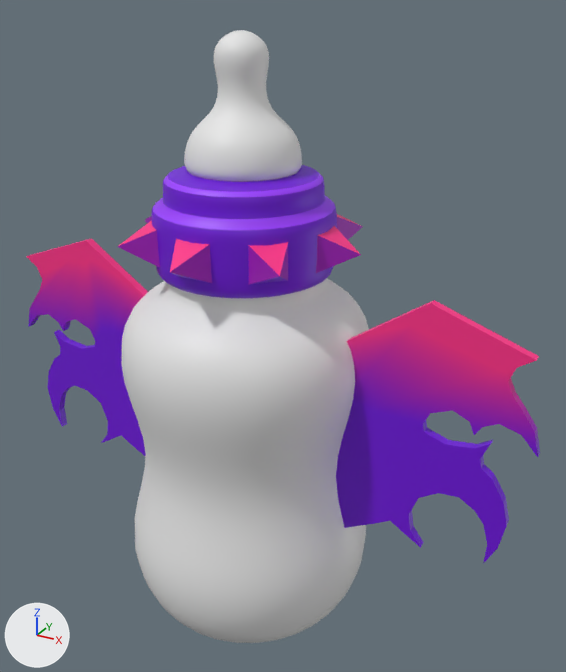
What one commit did to the FBX model unity_project/BabyNightmare/Assets/Fbxs/Weapon/Pacifier03.fbx.
Camera for both pictures: a 50 mm lens placed at (0.846, -1.371, 0.735), pointed at (0.065, 0.048, 0.025). Every picture has the same lights, and +X, +Y and +Z are marked at lower left. Where no turn or scale is listed for an object, it has been applied to the vertices.
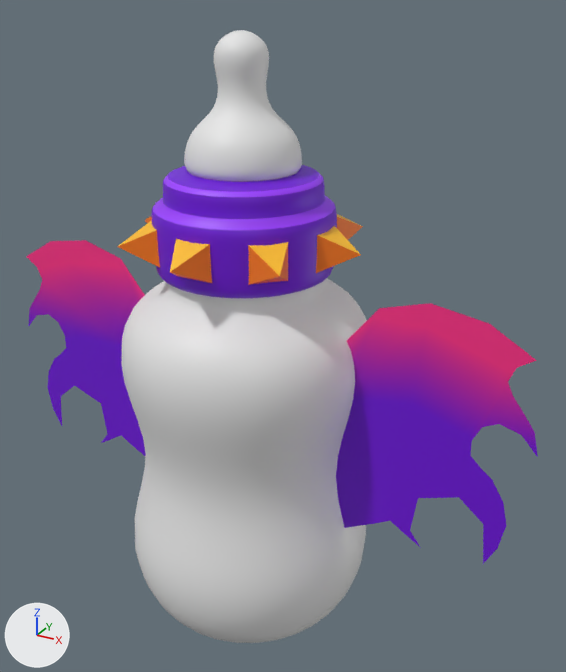
Where the change shows, as pixel boxes [x1, y1, x2, y2] in the pictures (566 x 672 px):
'Cube', reshaped
    before: [26, 238, 540, 564]
    after: [26, 240, 538, 564]
part 1 of me_cube_017, cut back
    before: [347, 300, 540, 564]
    after: [347, 303, 538, 564]
part 2 of me_cube_017, cut back
    before: [26, 238, 148, 456]
    after: [26, 240, 146, 456]
part 3 of me_circle_002, surface changed
    both: [117, 214, 363, 285]

The change in detail:
me_cube_017 is used by ob_cube; location (0.0, 0.0, 0.0).
me_cube_017 had 168 vertices, 88 faces and spanned x -0.657..0.657, y -0.028..-0.008, z -0.384..0.197.
me_cube_017 now has 64 vertices, 2 faces and spans x -0.657..0.657, y -0.028, z -0.384..0.197.
Part 1, on me_cube_017:
56 vertices are removed from x 0.21..0.657, y -0.028..-0.008, z -0.384..0.197.
44 faces are deleted.
4 vertices are added at (0.53, -0.028, -0.072), (0.53, -0.028, -0.106), (0.322, -0.028, 0.168), (0.538, -0.028, 0.178).
1 new face joins them.
Part 2, on me_cube_017:
56 vertices are removed from x -0.657..-0.21, y -0.028..-0.008, z -0.384..0.197.
44 faces are deleted.
4 vertices are added at (-0.53, -0.028, -0.072), (-0.53, -0.028, -0.106), (-0.322, -0.028, 0.168), (-0.538, -0.028, 0.178).
1 new face joins them.
me_circle_002 has 7037 vertices, 6976 faces and spans x -0.287..0.287, y -0.287..0.287, z -0.667..0.667.
me_circle_002 is used by ob_circle_001; location (0.0, 0.0, 0.0).
me_circle_002 part 3: texture (UV) coordinates of 32 of 6976 faces, centred in x -0.206..0.206, y -0.206..0.206, z 0.23..0.291, changed; they spanned u 0.51..0.6, v 0.7..0.73 and now span u 0.46..0.54, v 0.84..0.97.
